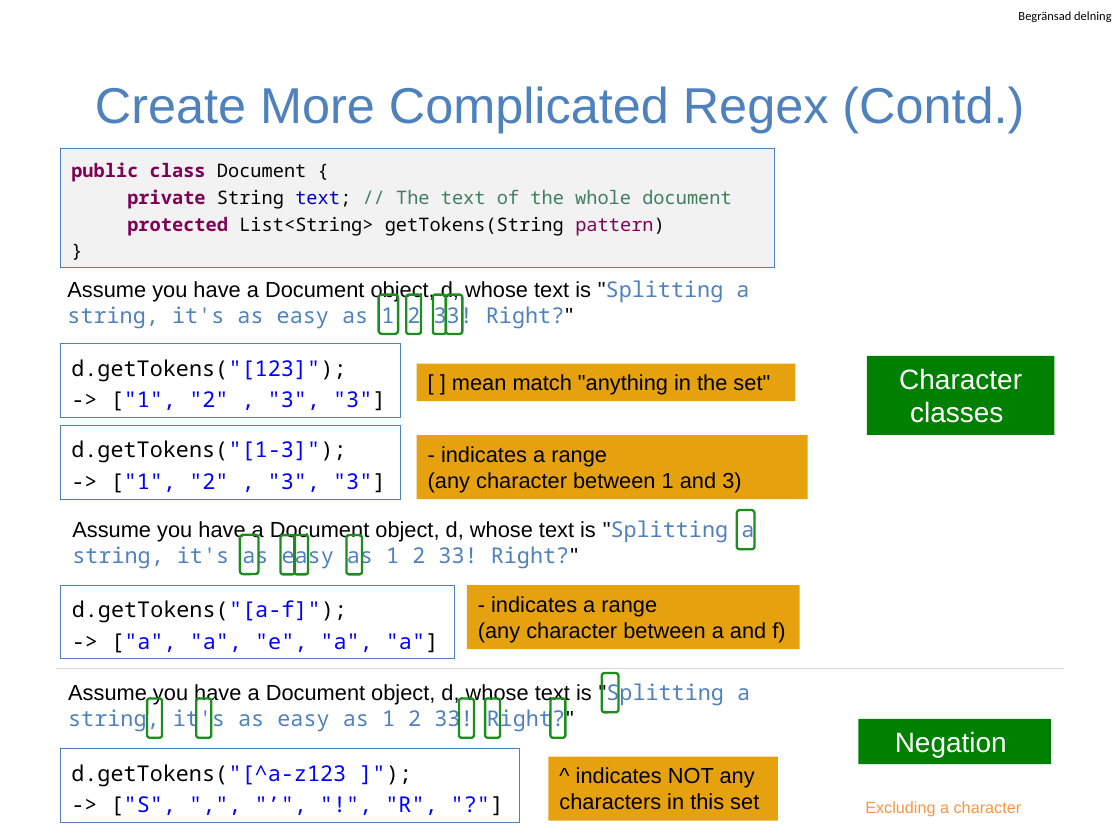
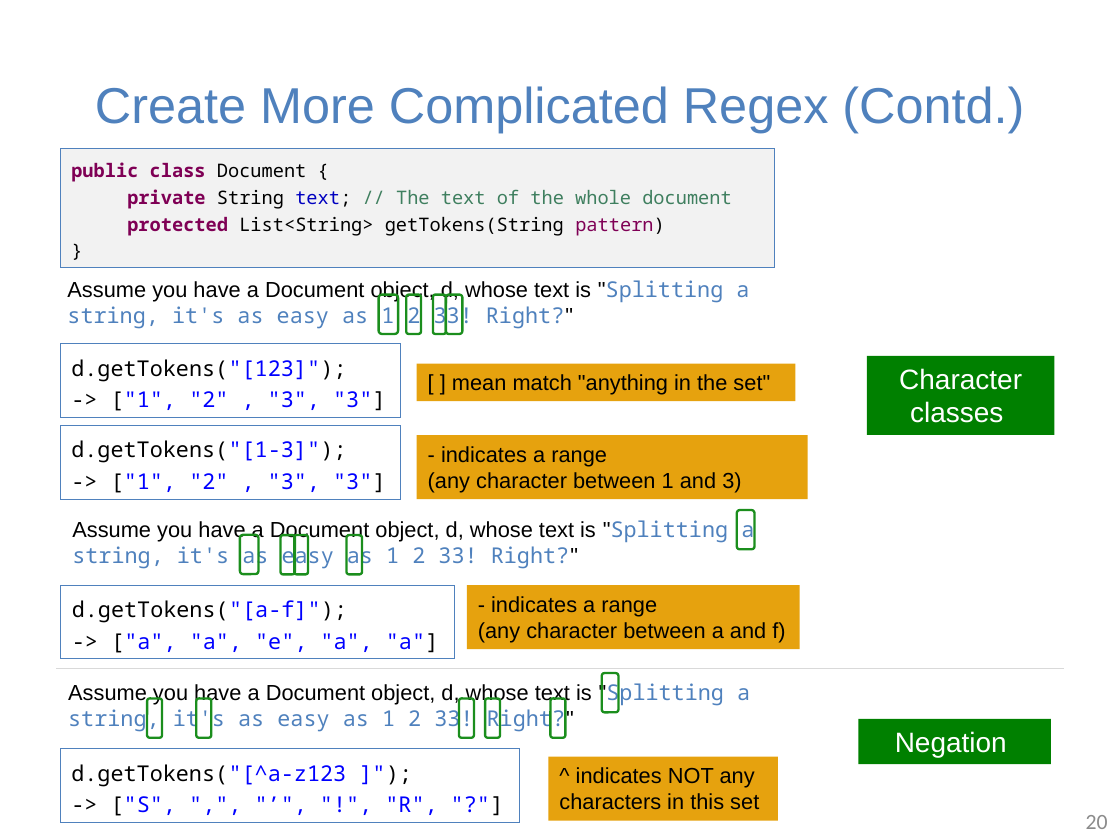
Before and after one commit to guhofstra/CSC111Fa25, a slide deck: slide 20 of PPTs/Lecture 4-string in java.pptx (slide 14 before the commit). Drawn at 1120x840 pixels with LibreOffice and Linux fonts; fonts in the diff are those of the drawing. Boxes give left, top, right and bottom in pixels: in the first picture for what was removed or moved away, otherwise in the second. Text is boxed around its words. In the diff, an @@ line names an element or a change of style, - is before the commit and + after.

```diff
--- a/PPTs/Lecture 4-string in java.pptx
+++ b/PPTs/Lecture 4-string in java.pptx
@@ text removed at [1018, 11, 1111, 22] @@
-Begränsad delning
@@ text removed at [865, 801, 1022, 817] @@
-Excluding a character
@@ page number added at [1086, 815, 1108, 829], 14 pt, text #8C8C8C @@
+20
```
Also in this commit, not shown: 15 other slides changed, 13 slides added, 3 slides removed, 32 other files.
